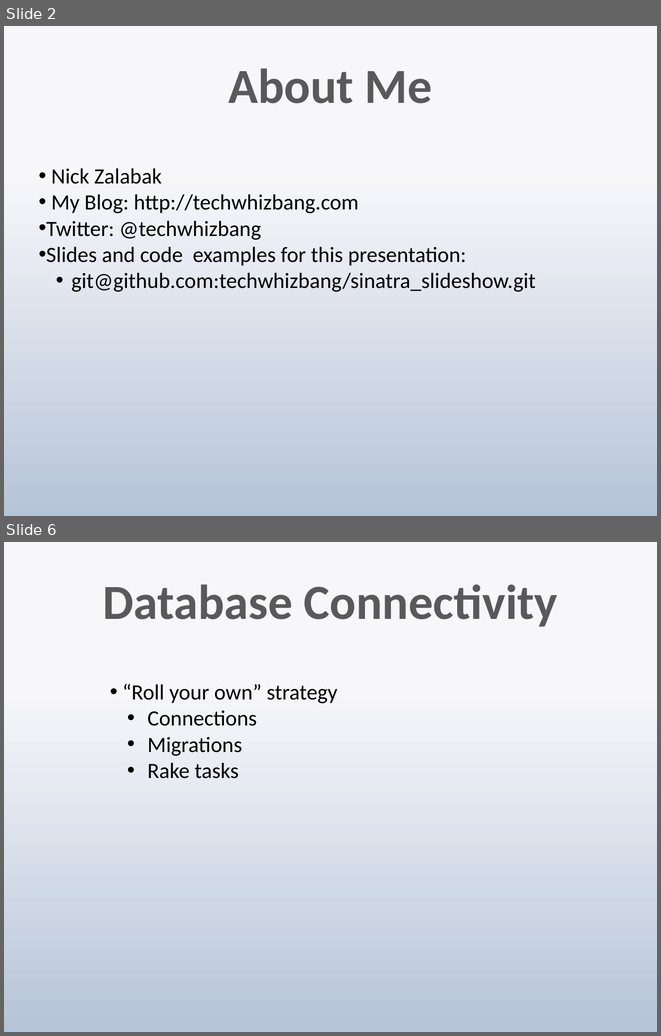
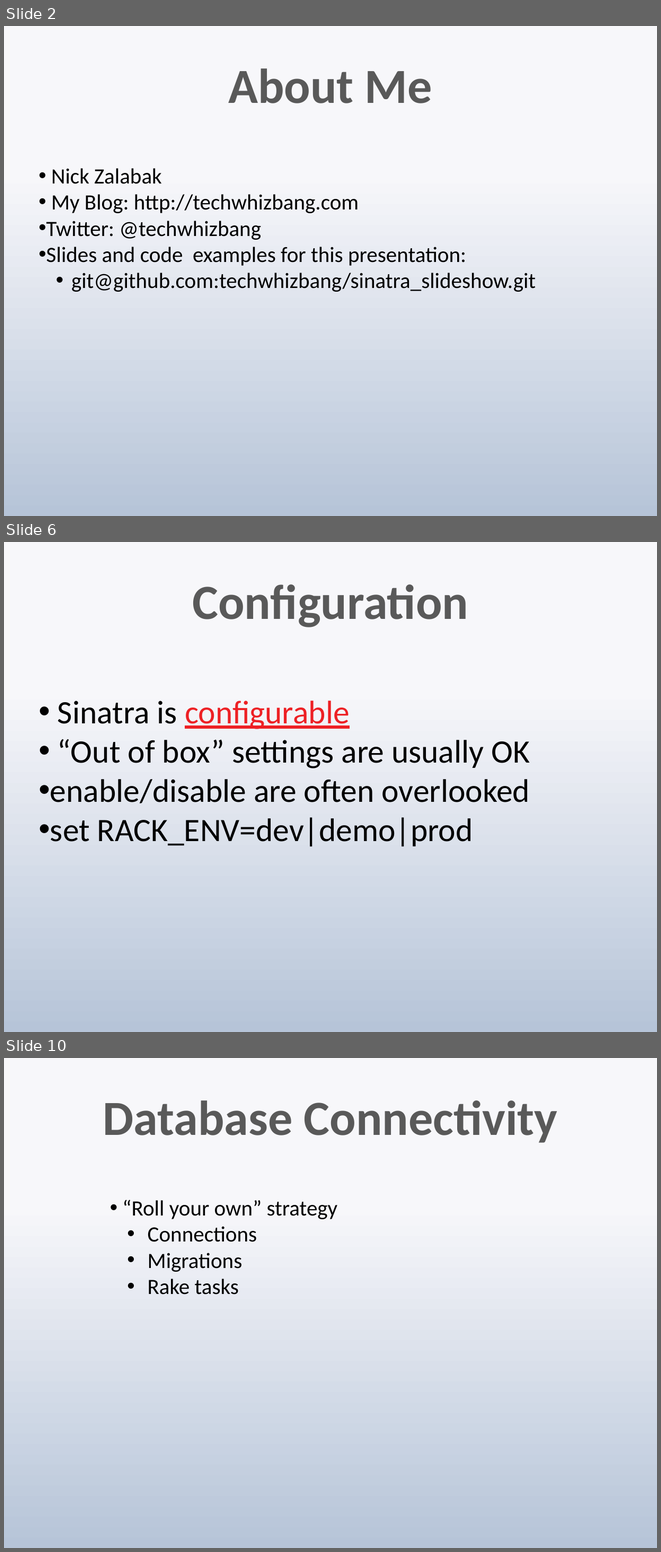
Before and after one commit to techwhizbang/sinatra_slideshow, a slide deck: sinatra.pptx. Shown one above the other, each under a label of ours: slides 2 and 6 before the commit, slides 2, 6 and 10 after it; the slides between them are not shown. The pictures are 661x1036 and 661x1552 pixels, drawn with LibreOffice and Linux fonts; fonts in the diff are those of the drawing. Boxes give left, top, right and bottom in pixels: in the first picture for what was removed or moved away, otherwise in the second. Text is boxed around its words. In the diff, an @@ line names an element or a change of style, - is before the commit and + after.

```diff
--- a/sinatra.pptx
+++ b/sinatra.pptx
@@ slide 6 added at [4,542,657,1032], background gradient #F7F9FB to #B7C6D9 @@
@@ title added at [192,584,468,627], 54 pt, text gradient #595959 to #262626, bold @@
+Configuration
@@ text added at [50,700,530,846], 36 pt, text #000000 @@
+• Sinatra is configurable
+• “Out of box” settings are usually OK
+• enable/disable are often overlooked
+• set RACK_ENV=dev|demo|prod
@@ what was slide 6 is now slide 10 @@
```
Also in this commit, not shown: 2 slides changed, 8 other slides added, 1 slide removed.
